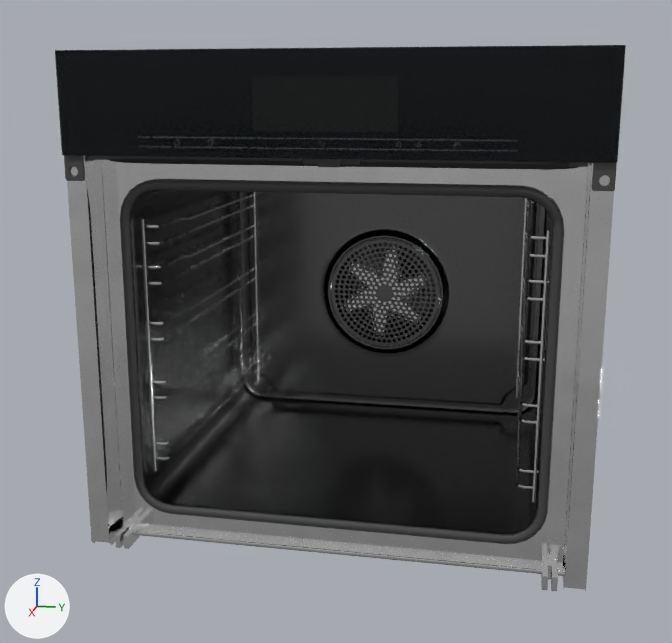
The FBX model Models/Oven/meshes/fbx/Oven.fbx as it was, and as the next commit left it.
Before and after are seen from a 50 mm lens placed at (0.979, 0.203, 0.538), pointed at (-0.241, -0.041, 0.233). Arrows for +X, +Y and +Z are at lower left; the lights stay in place. Objects named as collision shapes, trigger or cutter boxes, shadow casters or lower levels of detail are left out. Vertices at the same position are counted once.

Script lines for the objects in view, before the commit:
```python
me_oven = bpy.data.meshes.new('Oven')
me_oven.from_pydata(...)  # 27232 vertices, 50698 faces; spans x -0.538..0.015, y -0.298..0.293, z -0.013..0.582
me_oven.materials.append(mat_m_metalburnishedsteel)
me_oven.materials.append(mat_m_ovenbase)  # grey #747474
me_oven.materials.append(mat_m_metalchrome)  # picture img_game_materials_laborraum_m_metal_chrome_basecolor_png
me_oven.materials.append(mat_m_rubberplastic)  # black #424242
me_oven.materials.append(mat_m_glassovendoor)  # black #000000
me_oven.materials.append(mat_m_basicblack)  # black #000000
me_oven.materials.append(mat_m_display)  # dark grey #5d655c
me_oven.materials.append(mat_m_icons)  # white #ffffff
me_oven.materials.append(mat_m_glassoven)  # black #00040b
ob_oven = bpy.data.objects.new('Oven', me_oven)
ob_oven.location = (0.0, 0.0, 0.0)
```
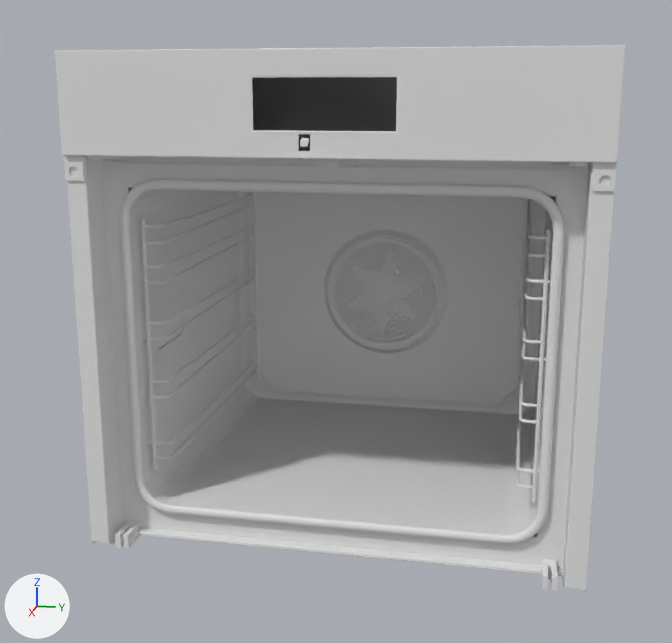
The change, as a diff of the scene's bpy script:
```diff
--- a/Models/Oven/meshes/fbx/Oven.fbx.py
+++ b/Models/Oven/meshes/fbx/Oven.fbx.py
@@ me_oven @@
 # used by ob_oven; location = (0.0, 0.0, 0.0)
-me_oven.from_pydata(...)  # 27232 vertices, 50698 faces; spans x -0.538..0.015, y -0.298..0.293, z -0.013..0.582
-me_oven.materials.append(mat_m_metalburnishedsteel)
-me_oven.materials.append(mat_m_glassovendoor)  # black #000000
-me_oven.materials.append(mat_m_display)  # dark grey #5d655c
-me_oven.materials.append(mat_m_icons)  # white #ffffff
+me_oven.from_pydata(...)  # 11493 vertices, 20447 faces; spans x -0.538..0.015, y -0.298..0.292, z -0.013..0.582
+# me_oven part 1: 190 vertices moved within x -0.537..0.015, y -0.298..0.292, z -0.005..0.582; 15654 vertices removed from x -0.538..0.015, y -0.298..0.293, z -0.013..0.582; 34 vertices added at x -0.536..0.008, y -0.283..0.277, z 0.155..0.563
+# me_oven part 2: 2152 faces spanning x -0.536..0.011, y -0.296..0.29, z -0.003..0.575 switch from mat_m_ovenbase (grey #747474) to no material
+# me_oven part 3: 5194 faces spanning x -0.45..0.008, y -0.298..0.292, z -0.005..0.575 switch from mat_m_metalchrome (picture img_game_materials_laborraum_m_metal_chrome_basecolor_png) to no material
+# me_oven part 4: 1005 faces spanning x -0.058..0.01, y -0.298..0.291, z 0.03..0.58 switch from mat_m_rubberplastic (black #424242) to no material
+# me_oven part 5: 2 faces spanning x -0.035, y -0.284..0.284, z 0.452..0.476 switch from mat_m_basicblack (black #000000) to no material
+# me_oven part 6: 137 faces spanning x 0.014..0.015, y -0.297..0.292, z 0.471..0.581 switch from mat_m_glassoven (black #00040b) to no material
```

Pixel boxes [x1, y1, x2, y2] of what changed, in the pictures (672 x 643 px):
'Oven', reshaped: before [55, 45, 626, 592]; after [55, 45, 625, 592]
part 1 of me_oven, cut back: before [55, 45, 626, 591]; after [55, 45, 625, 588]
part 2 of me_oven, recoloured (black to grey): [130, 190, 553, 534] in both
part 3 of me_oven, recoloured: [84, 157, 593, 592] in both
part 4 of me_oven, recoloured (black to grey): [66, 155, 616, 544] in both
part 5 of me_oven, recoloured (black to grey): [109, 158, 576, 169] in both
part 6 of me_oven, recoloured (black to grey): [57, 55, 622, 162] in both
